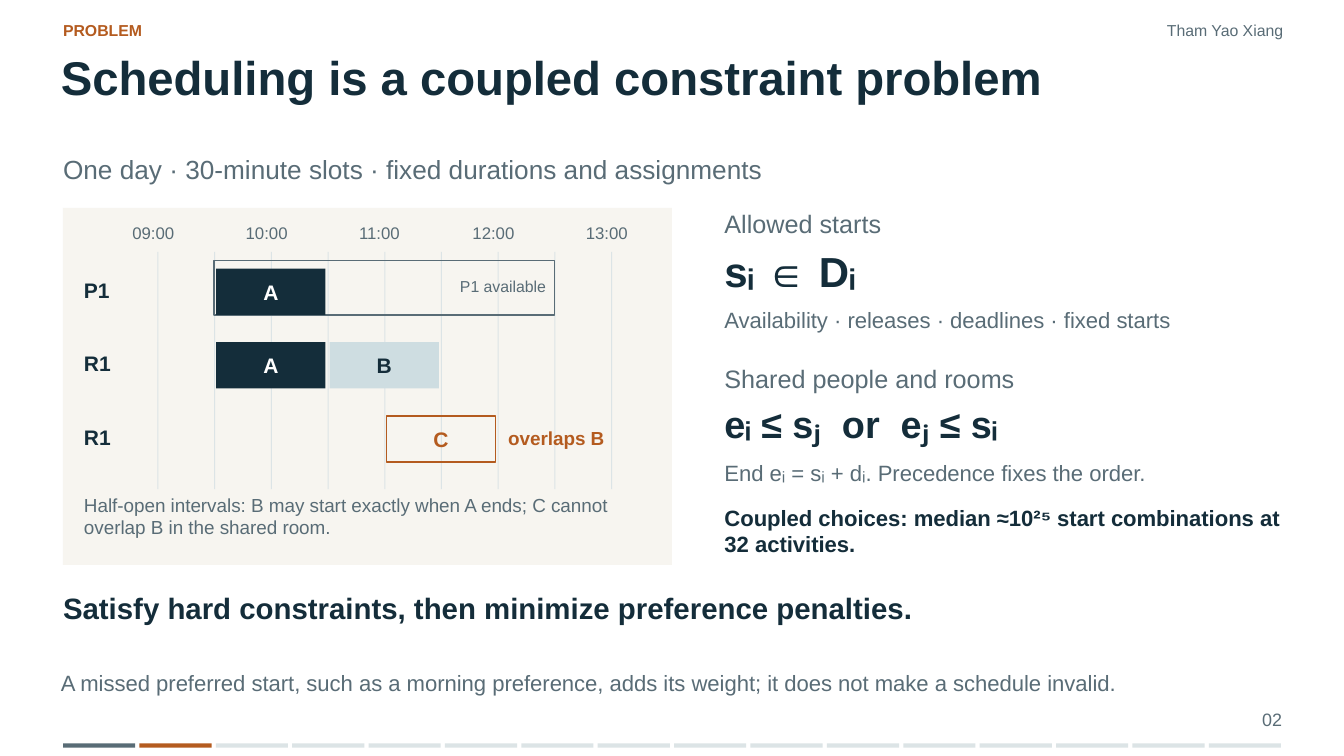
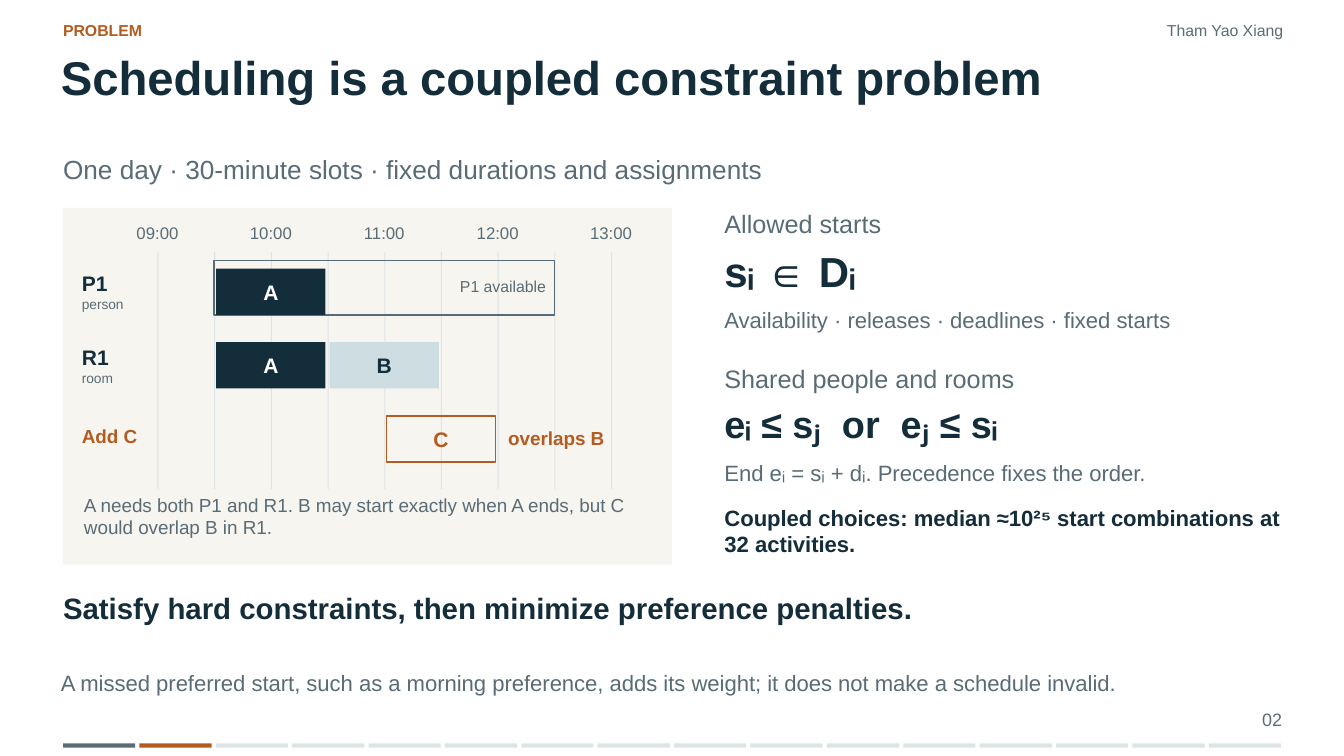
Before and after one commit to JellyPenguinnn/cs3263_group23, a slide deck: slide 2 of presentation/CS3263_Group23_Presentation_Slides.pptx. Drawn at 1344x756 pixels with LibreOffice and Linux fonts; fonts in the diff are those of the drawing. Boxes give left, top, right and bottom in pixels: in the first picture for what was removed or moved away, otherwise in the second. Text is boxed around its words. In the diff, an @@ line names an element or a change of style, - is before the commit and + after.

```diff
--- a/presentation/CS3263_Group23_Presentation_Slides.pptx
+++ b/presentation/CS3263_Group23_Presentation_Slides.pptx
@@ alignment left to centre in 5 elements at (x1=590, y1=227, x2=632, y2=239), (x1=136, y1=227, x2=178, y2=239), (x1=250, y1=227, x2=292, y2=239), (x1=364, y1=227, x2=405, y2=239), (x1=477, y1=227, x2=519, y2=239) @@
@@ text "P1" moved from (x1=84, y1=283, x2=110, y2=298) to (x1=82, y1=276, x2=108, y2=291) @@
@@ text added at (x1=82, y1=301, x2=124, y2=312), 9.8 pt, text #596C76 @@
+person
@@ text "R1" moved from (x1=84, y1=356, x2=111, y2=371) to (x1=82, y1=350, x2=109, y2=365) @@
@@ text added at (x1=82, y1=375, x2=113, y2=383), 9.8 pt, text #596C76 @@
+room
@@ text added at (x1=82, y1=429, x2=138, y2=443), 13.5 pt, text #B45B1F, bold @@
+Add C
@@ text removed at (x1=84, y1=430, x2=111, y2=445) @@
-R1
@@ text at (x1=84, y1=498, x2=625, y2=538): text changed @@
-Half-open intervals: B may start exactly when A ends; C cannot overlap B in the shared room.
+A needs both P1 and R1. B may start exactly when A ends, but C would overlap B in R1.
```
Also in this commit, not shown: 1 other file.
